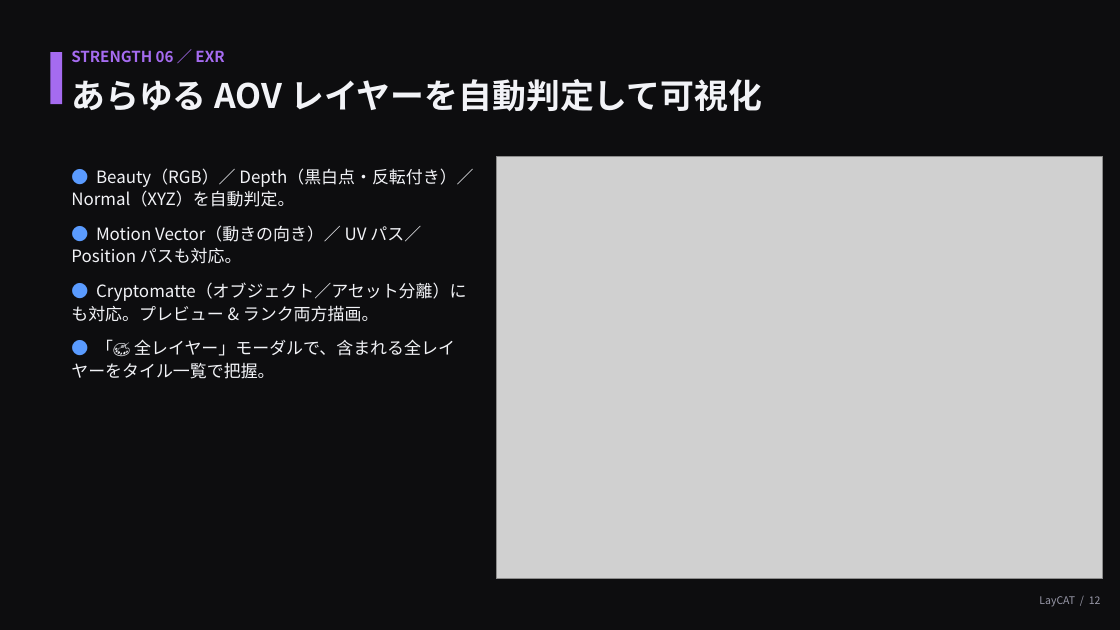
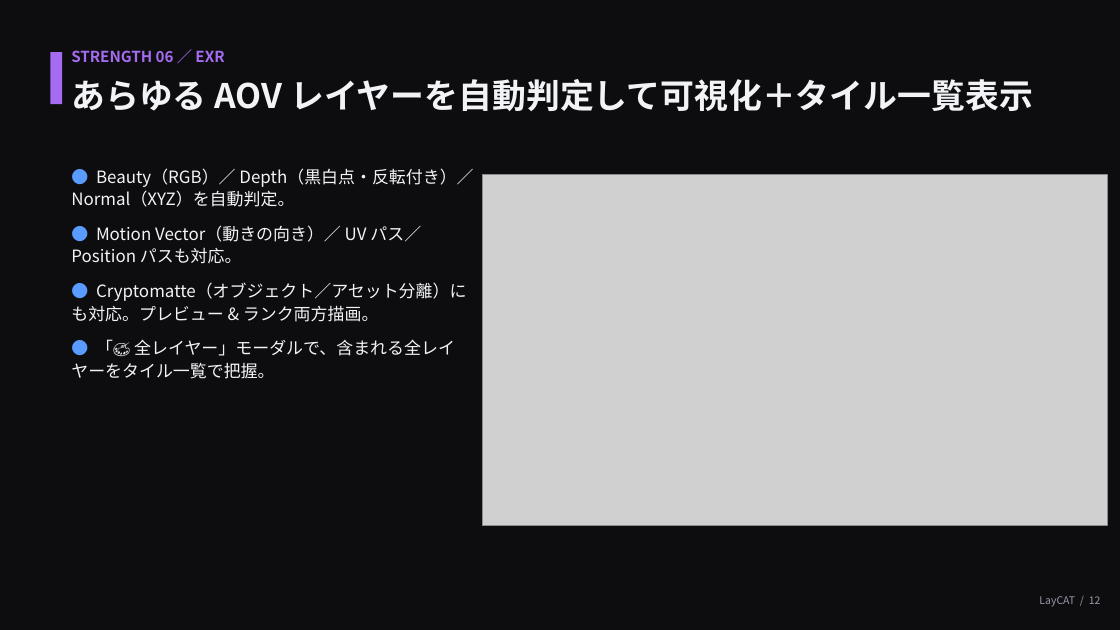
Before and after one commit to ogshaw03/lay_cat, a slide deck: slide 12 of LayCAT_紹介プレゼン.pptx. Drawn at 1120x630 pixels with LibreOffice and Linux fonts; fonts in the diff are those of the drawing; grey boxes stand for pictures. Boxes give left, top, right and bottom in pixels: in the first picture for what was removed or moved away, otherwise in the second. Text is boxed around its words. In the diff, an @@ line names an element or a change of style, - is before the commit and + after.

```diff
--- a/LayCAT_紹介プレゼン.pptx
+++ b/LayCAT_紹介プレゼン.pptx
@@ text at [71,79,1033,111]: text changed @@
-あらゆる AOV レイヤーを自動判定して可視化
+あらゆる AOV レイヤーを自動判定して可視化＋タイル一覧表示
@@ picture: place and size @@
-picture at [497,156,1103,579]
+picture at [482,175,1107,526]
```
Also in this commit, not shown: 2 other slides changed, 2 other files.
